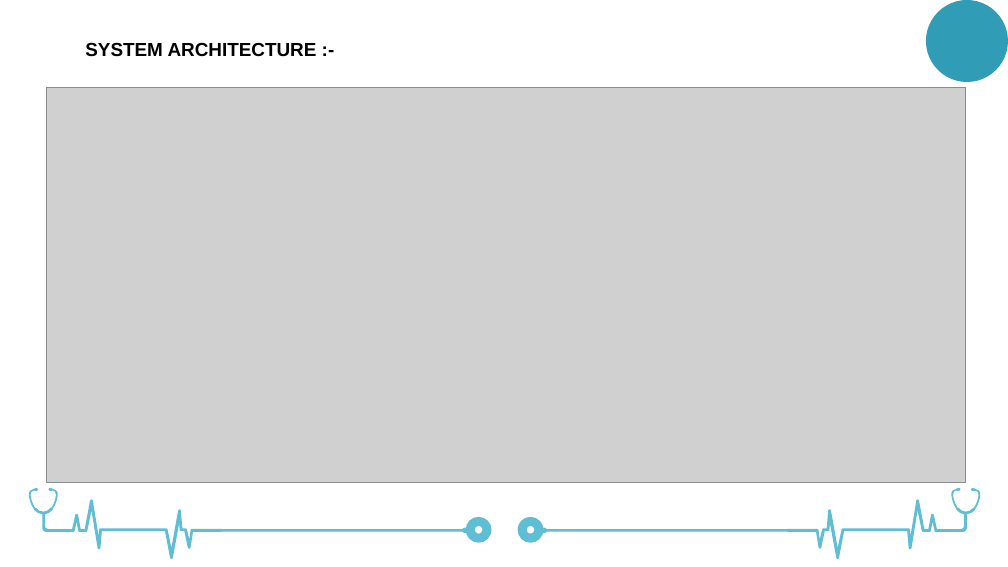
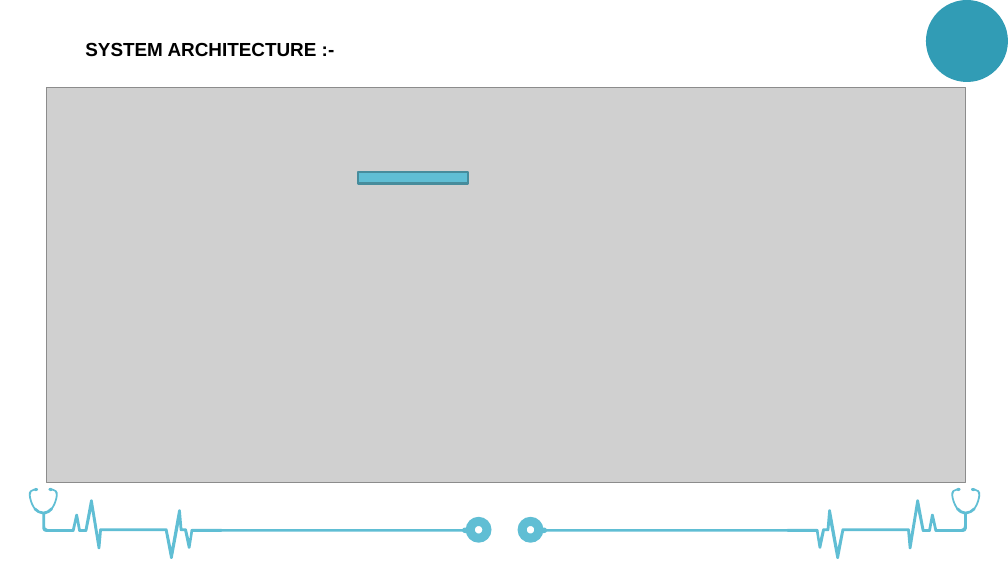
Before and after one commit to DHRUV6029/SkinSense, a slide deck: slide 12 of SKIN-SENSE-POWERPOINT.pptx. Drawn at 1008x567 pixels with LibreOffice and Linux fonts; fonts in the diff are those of the drawing; grey boxes stand for pictures. Boxes give left, top, right and bottom in pixels: in the first picture for what was removed or moved away, otherwise in the second. Text is boxed around its words. In the diff, an @@ line names an element or a change of style, - is before the commit and + after.

```diff
--- a/SKIN-SENSE-POWERPOINT.pptx
+++ b/SKIN-SENSE-POWERPOINT.pptx
@@ rectangle added at [358,172,468,183], fill #60BED4, outline #478D9D 2 pt @@
```
Also in this commit, not shown: 1 other slide changed, 6 slides removed.
